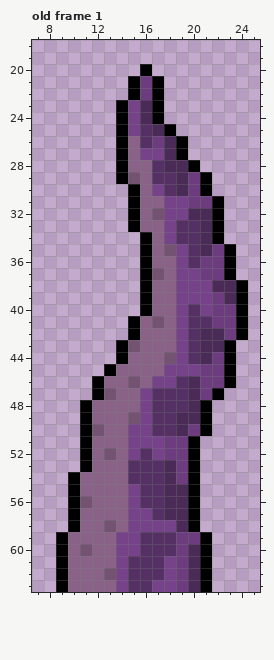
A pixel-art file gets an edit: NotReadySprites/Animations/TentacleAnimation.aseprite. Above is the file before it was changed.
32x64 pixels, 2 frames. Shown: old frame 1: x 7..25, y 18..63. The commit also changed other frames, which this record leaves out.
After the commit:
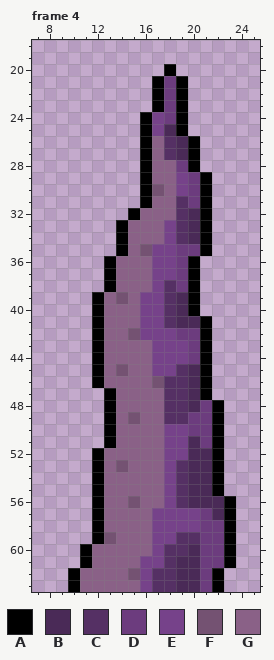
Palette (. is transparent): A #000000  B #4a2a57  C #553064  D #6c3c7e  E #76428a  F #745272  G #8a6187
A new or re-ordered frame is compared with the old frame closest to it.
What changed:
frames 2 -> 4
--- frame 4 is new; against old frame 1
@@ x 7..25 @@
 19 ...................
-20 .........A.........
-21 ........ADA........
-22 ........ADA........
-23 .......AEBA........
-24 .......AEBA........
-25 .......AECBA.......
-26 .......AGCDBA......
-27 .......AGEEBA......
-28 .......AGGCBBA.....
-29 .......AFGCCBDA....
-30 ........AGECBDA....
-31 ........AGGEEDDA...
-32 ........AGFEEBBA...
-33 ........AGGECCBA...
-34 .........AGECCBA...
-35 .........AGFECBDA..
-36 .........AGGECDDA..
-37 .........AFGEEDDA..
-38 .........AGGEEEBBA.
-39 .........AGGEEEDBA.
-40 .........AGGECEDDA.
-41 ........AGFGECCDDA.
-42 ........AGGGECBBDA.
-43 .......AFGGGECBBA..
-44 .......AGGGFECBDA..
-45 ......AGGGGEEEDDA..
-46 .....AGGFGEECBDDA..
-47 .....AFGGECCCBDA...
-48 ....AGGGGECCCBA....
-49 ....AGGGFECCBBA....
-50 ....AFGGEECCBDA....
-51 ....AGGGEEEDDA.....
-52 ....AGFGECEDDA.....
-53 ....AGGGCCCBDA.....
-54 ...AGGGGCCCBDA.....
-55 ...AGGGGECCBBA.....
-56 ...AFGGGECCBBA.....
-57 ...AGGGGEECBBA.....
-58 ...AGGFGEEEEBA.....
-59 ..AGGGGEECCCDDA....
-60 ..AGFGGEECCCDBA....
-61 ..AGGGGECCCEDBA....
-62 ..AGGGFECCCEDBA....
-63 ..AGGGGECCEEDBA....
+20 ...........A.......
+21 ..........ADA......
+22 ..........ADA......
+23 ..........ADA......
+24 .........AEDA......
+25 .........AEBA......
+26 .........AGCBA.....
+27 .........AGCBA.....
+28 .........AGGDA.....
+29 .........AGGEDA....
+30 .........AFGEDA....
+31 .........AGGCDA....
+32 ........AGGGCBA....
+33 .......AGGGECBA....
+34 .......AGGGECBA....
+35 .......AGFEEDDA....
+36 ......AGGGEEDA.....
+37 ......AGGGEEDA.....
+38 ......AGGGECDA.....
+39 .....AGFGEECBA.....
+40 .....AGGGEECBA.....
+41 .....AGGGEECBBA....
+42 .....AGGFEEEDDA....
+43 .....AGGGGEEEDA....
+44 .....AGGGGEEEDA....
+45 .....AGFGGEECBA....
+46 .....AGGGGFCCBA....
+47 ......AGGGGCCBA....
+48 ......AGGGGCCBDA...
+49 ......AGFGGCCDDA...
+50 ......AGGGGEEDDA...
+51 ......AGGGGEEBDA...
+52 .....AGGGGGEEBBA...
+53 .....AGFGGGECBBA...
+54 .....AGGGGGECBBA...
+55 .....AGGGGGECBBA...
+56 .....AGGFGGECBBBA..
+57 .....AGGGGEEEEDBA..
+58 .....AGGGGEEEEDDA..
+59 .....AFGGGEECCDDA..
+60 ....AGGGGGECCBDDA..
+61 ....AGGGGEECBBDDA..
+62 ...AGGGGFECCBBDA...
+63 ...AGGGGGECCBBDA...
